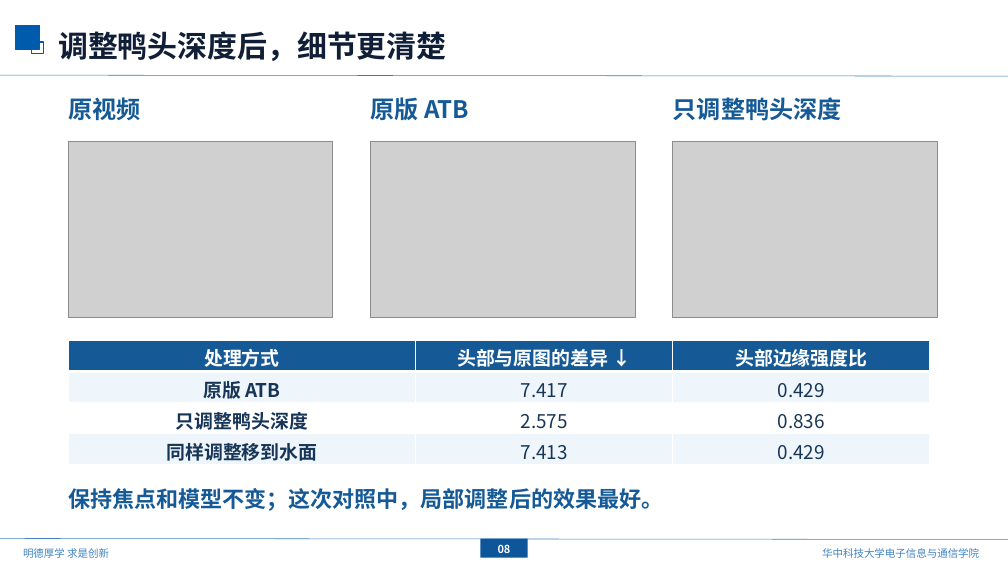
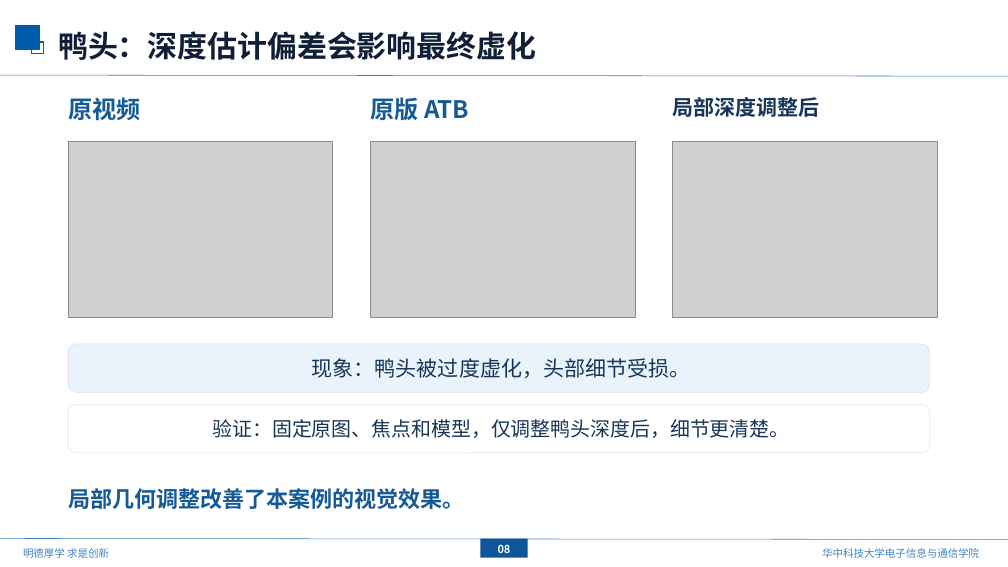
Before and after one commit to mengmcy1/OPPO-depth-guided-video-bokeh, a slide deck: slide 9 of 汇报/2026-10-16_基线更新与ATB分析/基线更新与ATB分析_1016.pptx. Drawn at 1008x567 pixels with LibreOffice and Linux fonts; fonts in the diff are those of the drawing; grey boxes stand for pictures; background and template pictures are left out. Boxes give left, top, right and bottom in pixels: in the first picture for what was removed or moved away, otherwise in the second. Text is boxed around its words. In the diff, an @@ line names an element or a change of style, - is before the commit and + after.

```diff
--- a/汇报/2026-10-16_基线更新与ATB分析/基线更新与ATB分析_1016.pptx
+++ b/汇报/2026-10-16_基线更新与ATB分析/基线更新与ATB分析_1016.pptx
@@ text at [58,31,536,60]: text changed @@
-调整鸭头深度后，细节更清楚
+鸭头：深度估计偏差会影响最终虚化
@@ text at [673,97,820,117]: text changed; size 23 to 20 pt; text colour #155A96 to #173657 @@
-只调整鸭头深度
+局部深度调整后
@@ table removed at [68,340,930,465], 4 rows, 3 columns @@
-处理方式 | 头部与原图的差异 ↓ | 头部边缘强度比
-原版 ATB | 7.417 | 0.429
-只调整鸭头深度 | 2.575 | 0.836
-同样调整移到水面 | 7.413 | 0.429
@@ rounded rectangle added at [68,344,930,392], fill #EAF3FB, outline #D8E5F2 0.6 pt, 20 pt, text #173657 @@
+现象：鸭头被过度虚化，头部细节受损。
@@ rounded rectangle added at [68,405,930,453], fill #FFFFFF, outline #D8E5F2 0.6 pt, 19 pt, text #173657 @@
+验证：固定原图、焦点和模型，仅调整鸭头深度后，细节更清楚。
@@ text at [68,488,465,509]: text changed @@
-保持焦点和模型不变；这次对照中，局部调整后的效果最好。
+局部几何调整改善了本案例的视觉效果。
```
Also in this commit, not shown: 5 other slides changed, 2 other files.
